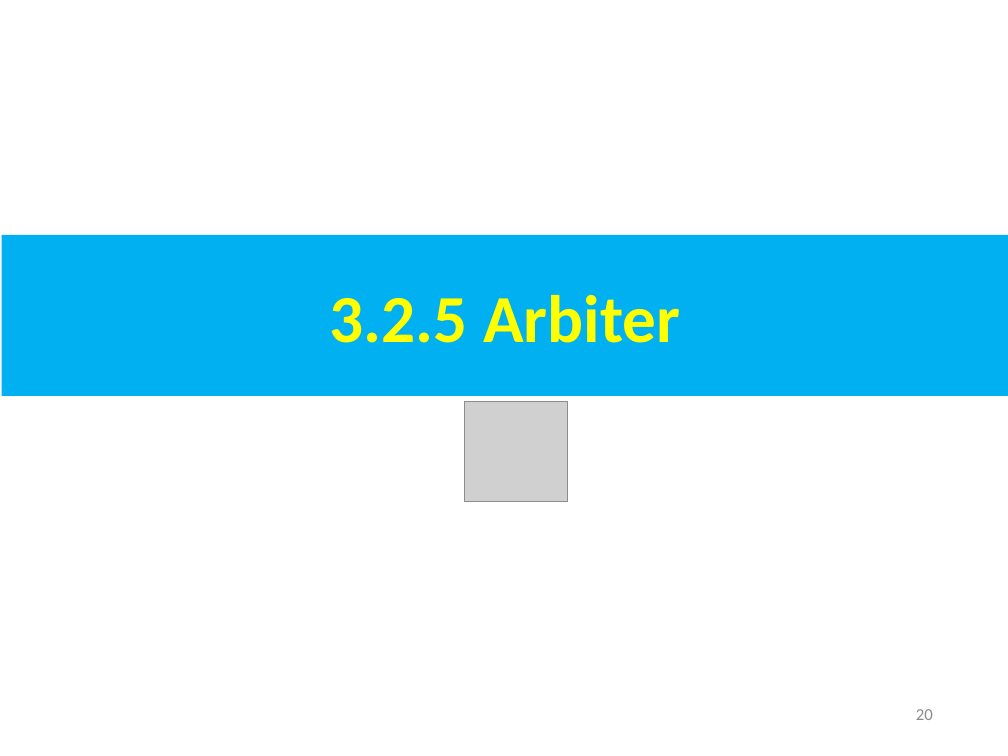
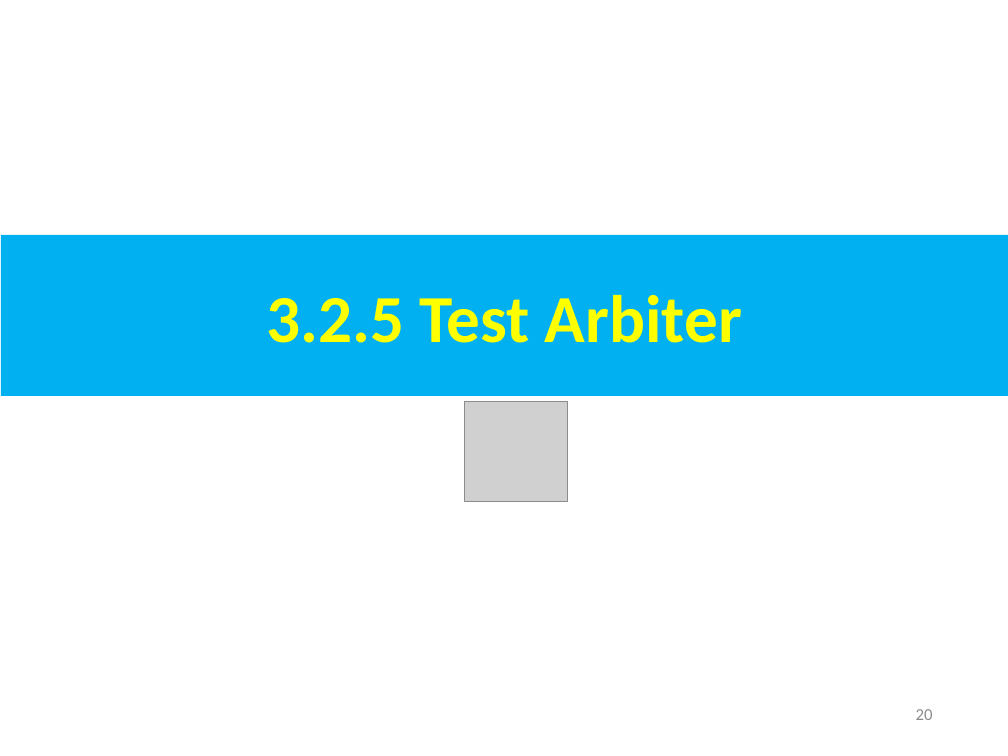
Before and after one commit to peterhchen/AIU_CS800_Chisel, a slide deck: slide 20 of 300_UCB_BC/003.2_StdLib/000_Video/003.2_StdLib.ppt. Drawn at 1008x756 pixels with LibreOffice and Linux fonts; fonts in the diff are those of the drawing; grey boxes stand for pictures. Boxes give left, top, right and bottom in pixels: in the first picture for what was removed or moved away, otherwise in the second. Text is boxed around its words. In the diff, an @@ line names an element or a change of style, - is before the commit and + after.

```diff
--- a/300_UCB_BC/003.2_StdLib/000_Video/003.2_StdLib.ppt
+++ b/300_UCB_BC/003.2_StdLib/000_Video/003.2_StdLib.ppt
@@ text in rectangle at <box>266,295,742,343</box>: text changed @@
-3.2.5 Arbiter
+3.2.5 Test Arbiter
```
Also in this commit, not shown: 9 other slides changed, 19 slides added.
